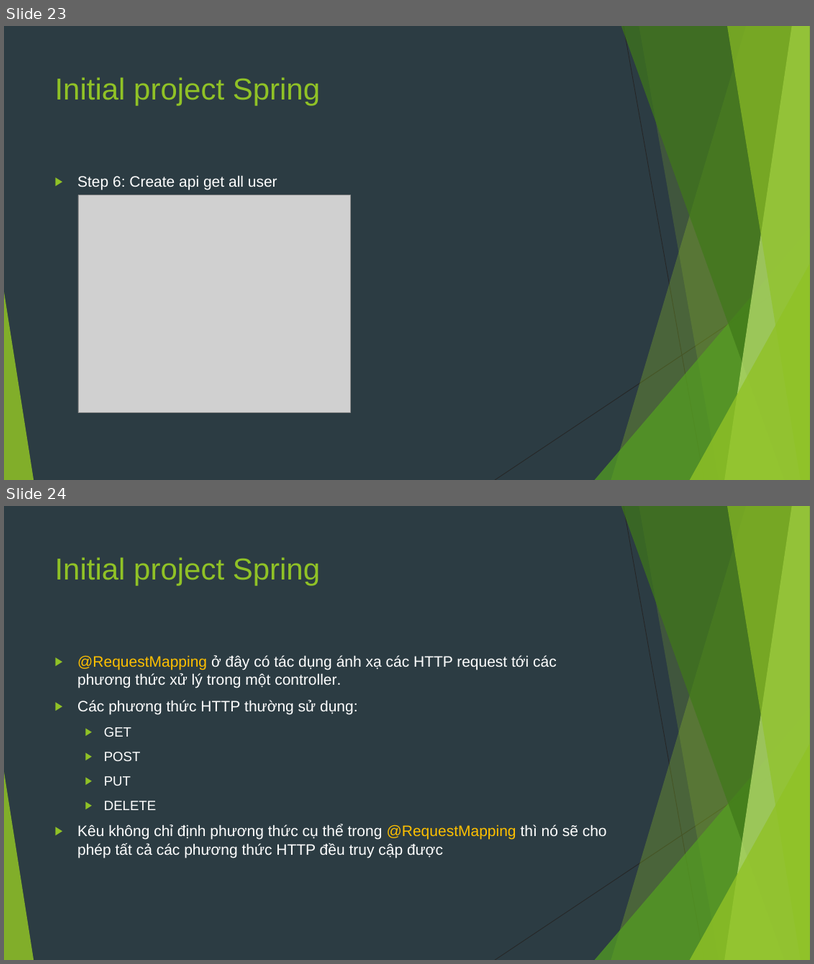
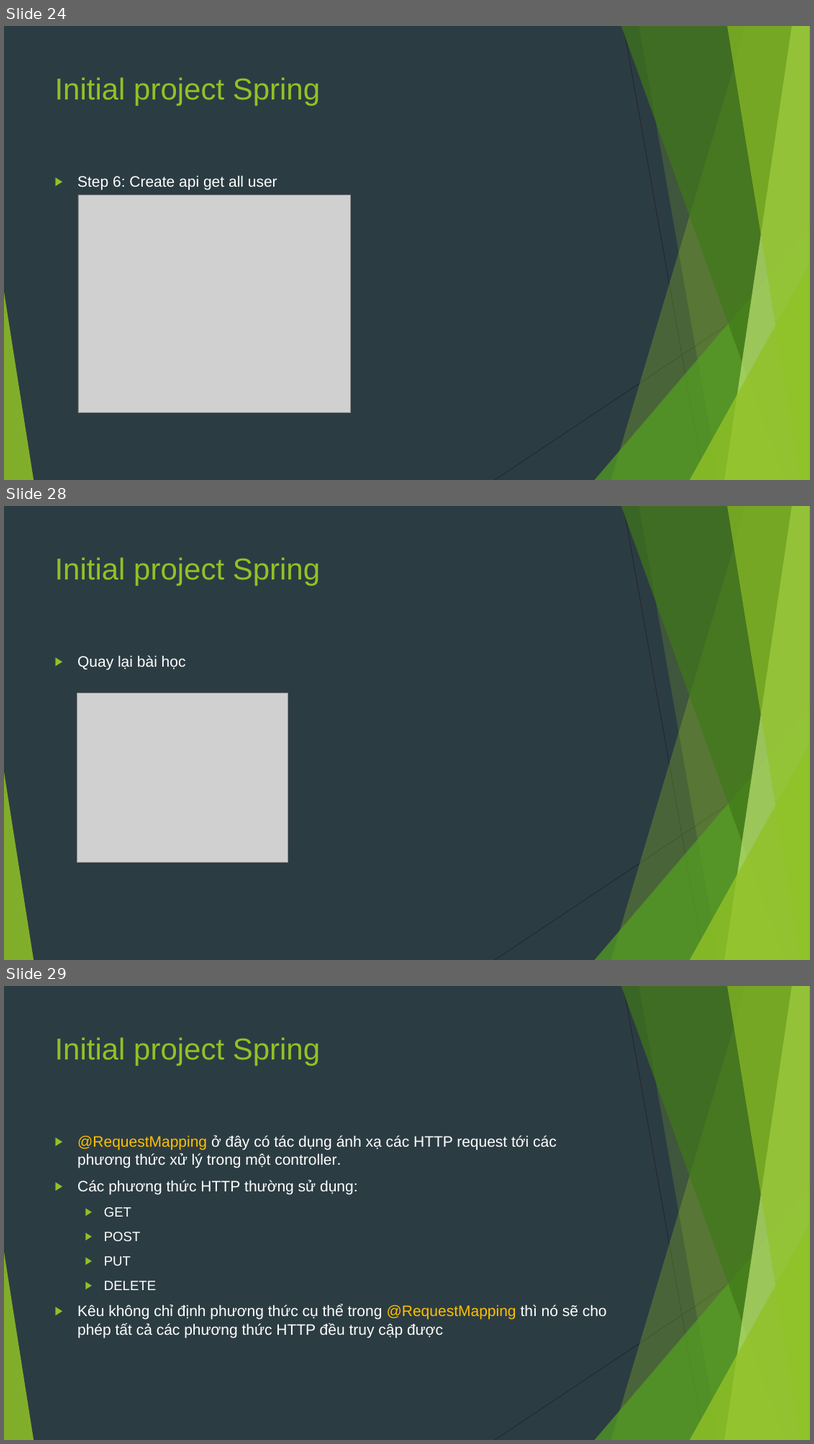
Before and after one commit to sobbingwind/SpringBoot, a slide deck: 02.RESTful API.pptx. Shown one above the other, each under a label of ours: slides 23 and 24 before the commit, slides 24, 28 and 29 after it; the slides between them are not shown. The pictures are 814x964 and 814x1444 pixels, drawn with LibreOffice and Linux fonts; fonts in the diff are those of the drawing; grey boxes stand for pictures. Boxes give left, top, right and bottom in pixels: in the first picture for what was removed or moved away, otherwise in the second. Text is boxed around its words. In the diff, an @@ line names an element or a change of style, - is before the commit and + after.

```diff
--- a/02.RESTful API.pptx
+++ b/02.RESTful API.pptx
@@ slide 28 added at box(4, 506, 810, 960), background #2C3C43; not listed: 10 template elements that a slide beside it also shows @@
@@ title added at box(55, 557, 320, 585), 36 pt, text #90C226 @@
+Initial project Spring
@@ text added at box(77, 655, 186, 670), 18 pt, text #FFFFFF @@
+▶ Quay lại bài học
@@ picture added at box(77, 693, 288, 862) @@
@@ what was slide 23 is now slide 24 @@
@@ what was slide 24 is now slide 29 @@
```
Also in this commit, not shown: 2 slides changed, 12 other slides added.
